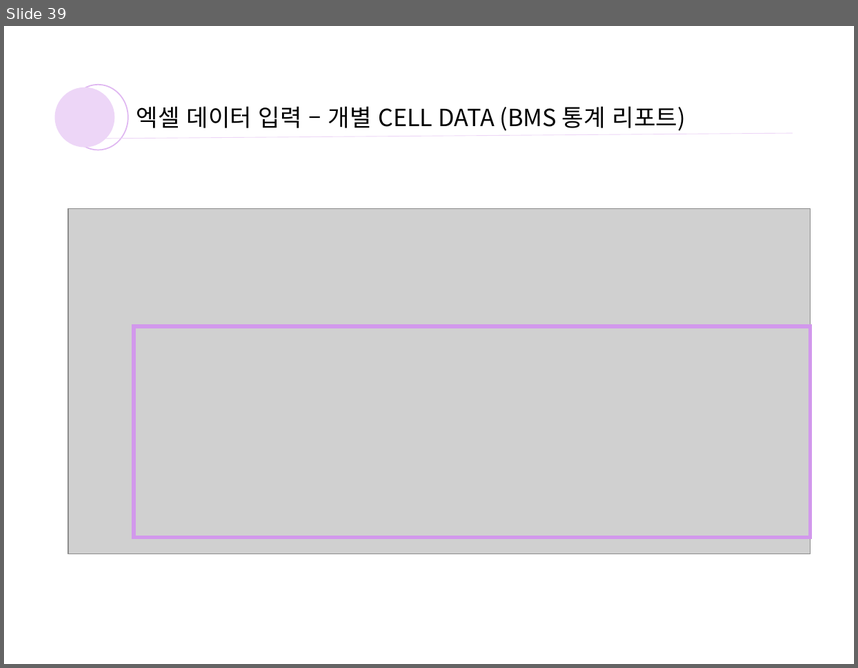
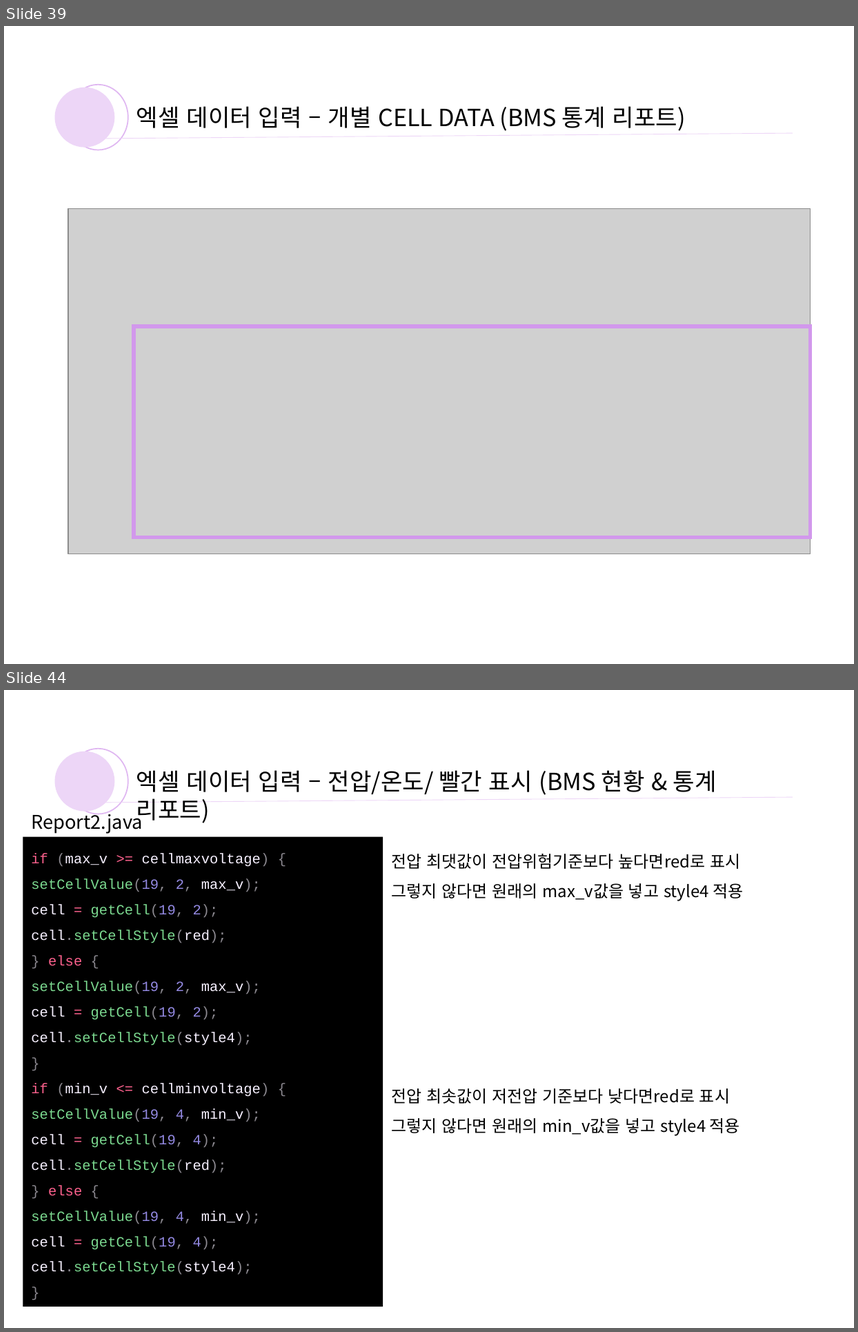
Before and after one commit to yoosooop/INTERN_log, a slide deck: bms 엑셀 파일 생성.pptx. Shown one above the other, each under a label of ours: slide 39 before the commit, slides 39 and 44 after it; the slides between them are not shown. The pictures are 858x668 and 858x1332 pixels, drawn with LibreOffice and Linux fonts; fonts in the diff are those of the drawing; grey boxes stand for pictures. Boxes give left, top, right and bottom in pixels: in the first picture for what was removed or moved away, otherwise in the second. Text is boxed around its words. In the diff, an @@ line names an element or a change of style, - is before the commit and + after.

```diff
--- a/bms 엑셀 파일 생성.pptx
+++ b/bms 엑셀 파일 생성.pptx
@@ slide 44 added at (4, 690, 854, 1328), background #FFFFFF @@
@@ ellipse added at (55, 751, 114, 811), fill #EDD6F7 @@
@@ ellipse added at (67, 749, 128, 814), outline #D298EC 1 pt @@
@@ text added at (136, 770, 717, 825), 20 pt, text #000000 @@
+엑셀 데이터 입력 – 전압/온도/ 빨간 표시 (BMS 현황 & 통계 리포트)
@@ text added at (31, 810, 143, 834), 16 pt, text #000000 @@
+Report2.java
@@ line added from (106, 802) to (793, 797), #EDD6F7 0.5 pt @@
@@ rectangle added at (23, 837, 383, 1306), fill #000000, 12 pt, text #7BD88F @@
+if (max_v >= cellmaxvoltage) {
+setCellValue(19, 2, max_v);
+cell = getCell(19, 2);
+cell.setCellStyle(red);
+} else {
+setCellValue(19, 2, max_v);
+cell = getCell(19, 2);
+cell.setCellStyle(style4);
+}
+if (min_v <= cellminvoltage) {
+setCellValue(19, 4, min_v);
+cell = getCell(19, 4);
+cell.setCellStyle(red);
+} else {
+setCellValue(19, 4, min_v);
+cell = getCell(19, 4);
+cell.setCellStyle(style4);
+}
@@ text added at (391, 854, 743, 901), 14 pt, text #000000 @@
+전압 최댓값이 전압위험기준보다 높다면red로 표시
+그렇지 않다면 원래의 max_v값을 넣고 style4 적용
@@ text added at (391, 1088, 740, 1136), 14 pt, text #000000 @@
+전압 최솟값이 저전압 기준보다 낮다면red로 표시
+그렇지 않다면 원래의 min_v값을 넣고 style4 적용
```
Also in this commit, not shown: 6 slides changed, 3 other slides added.
